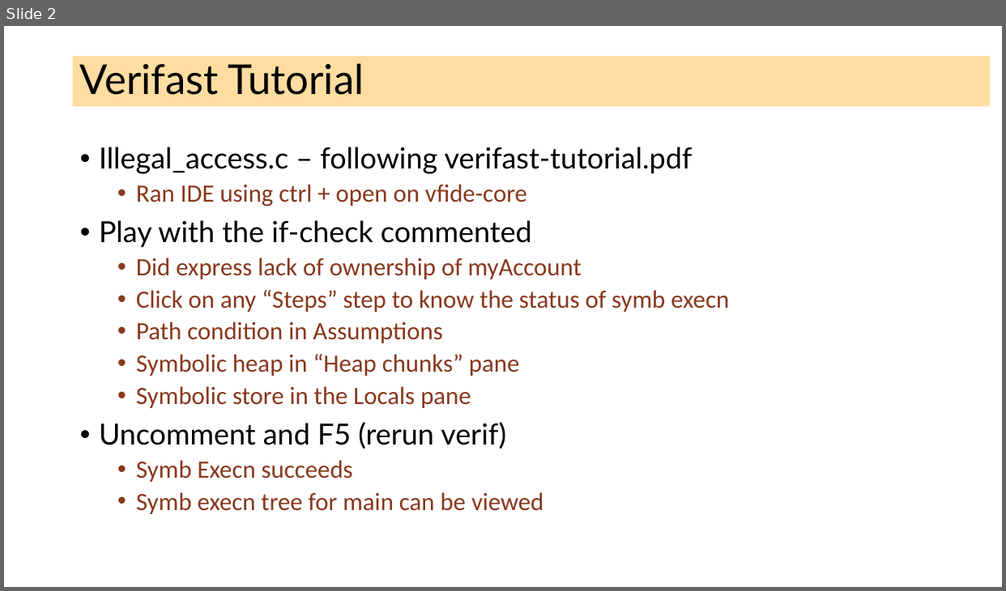
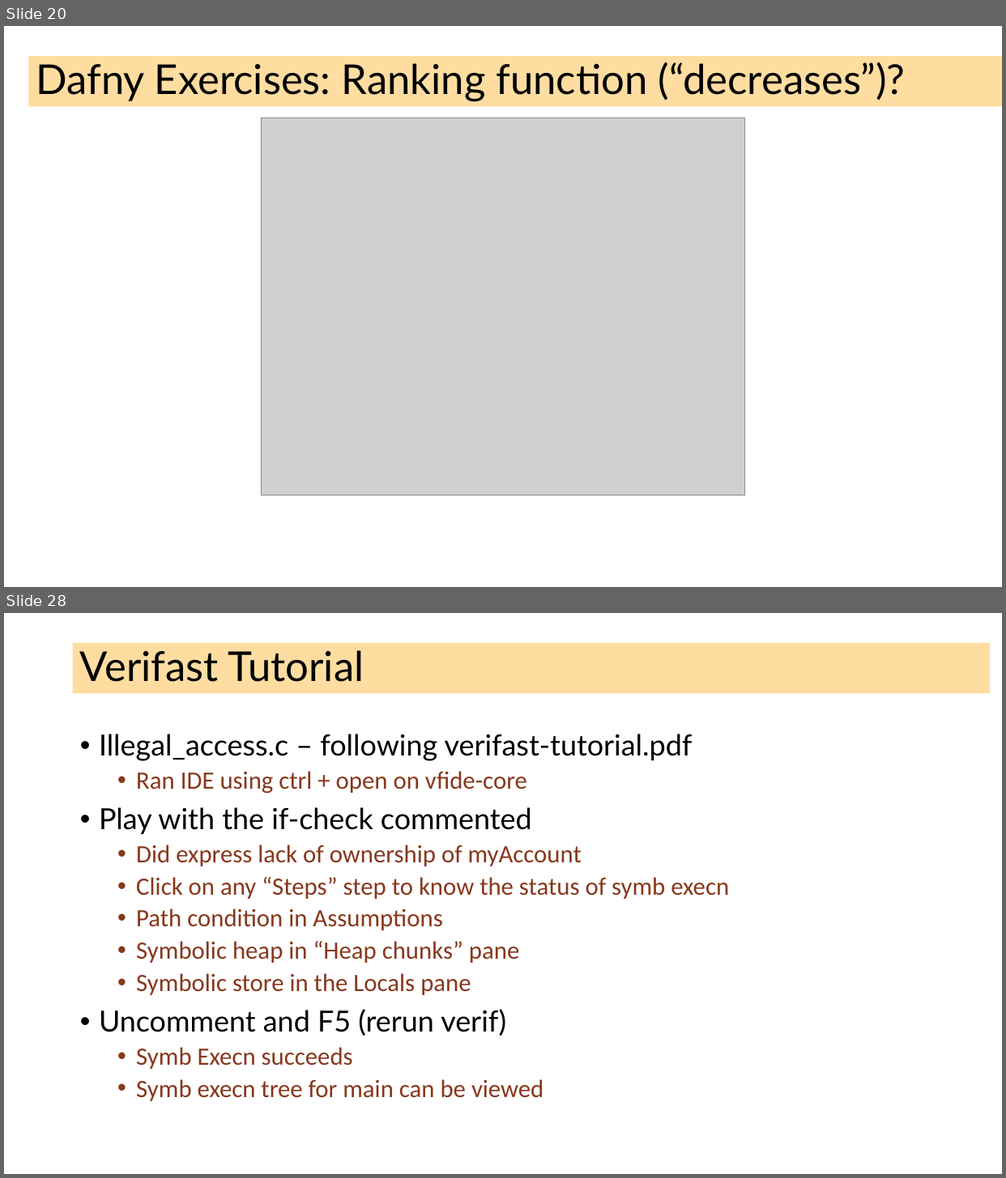
Before and after one commit to ganeshutah/cs6110s22, a slide deck: Lec17/Lec17.pptx. Shown one above the other, each under a label of ours: slide 2 before the commit, slides 20 and 28 after it; the slides between them are not shown. The pictures are 1006x591 and 1006x1178 pixels, drawn with LibreOffice and Linux fonts; fonts in the diff are those of the drawing; grey boxes stand for pictures. Boxes give left, top, right and bottom in pixels: in the first picture for what was removed or moved away, otherwise in the second. Text is boxed around its words. In the diff, an @@ line names an element or a change of style, - is before the commit and + after.

```diff
--- a/Lec17/Lec17.pptx
+++ b/Lec17/Lec17.pptx
@@ slide 20 added at [4, 26, 1002, 587], background #FFFFFF @@
@@ title added at [28, 56, 1002, 107], fill #FFBD47 at 51% opacity, 39.6 pt, text #000000 @@
+Dafny Exercises: Ranking function (“decreases”)?
@@ picture added at [261, 118, 745, 495] @@
@@ what was slide 2 is now slide 28 @@
```
Also in this commit, not shown: 25 other slides added, 12 other files.
